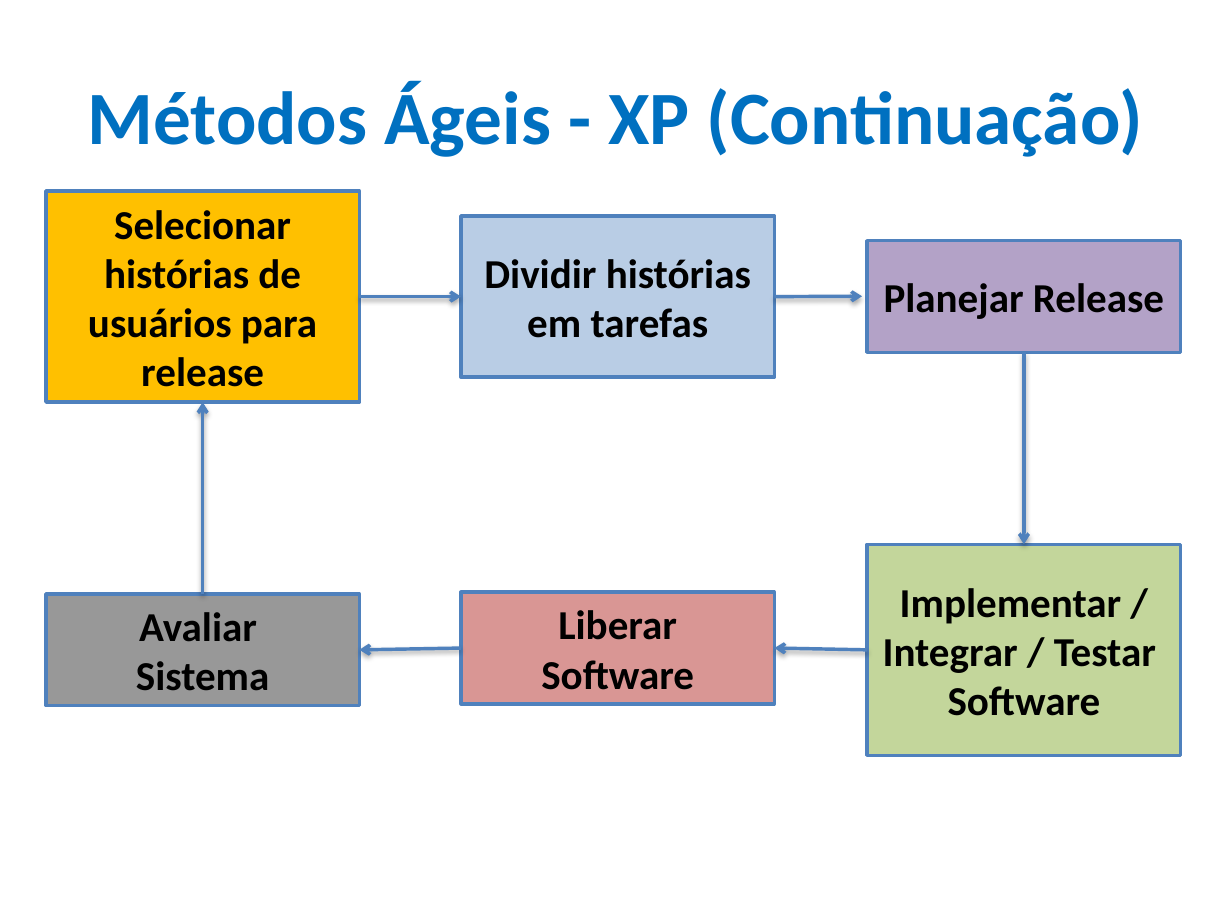
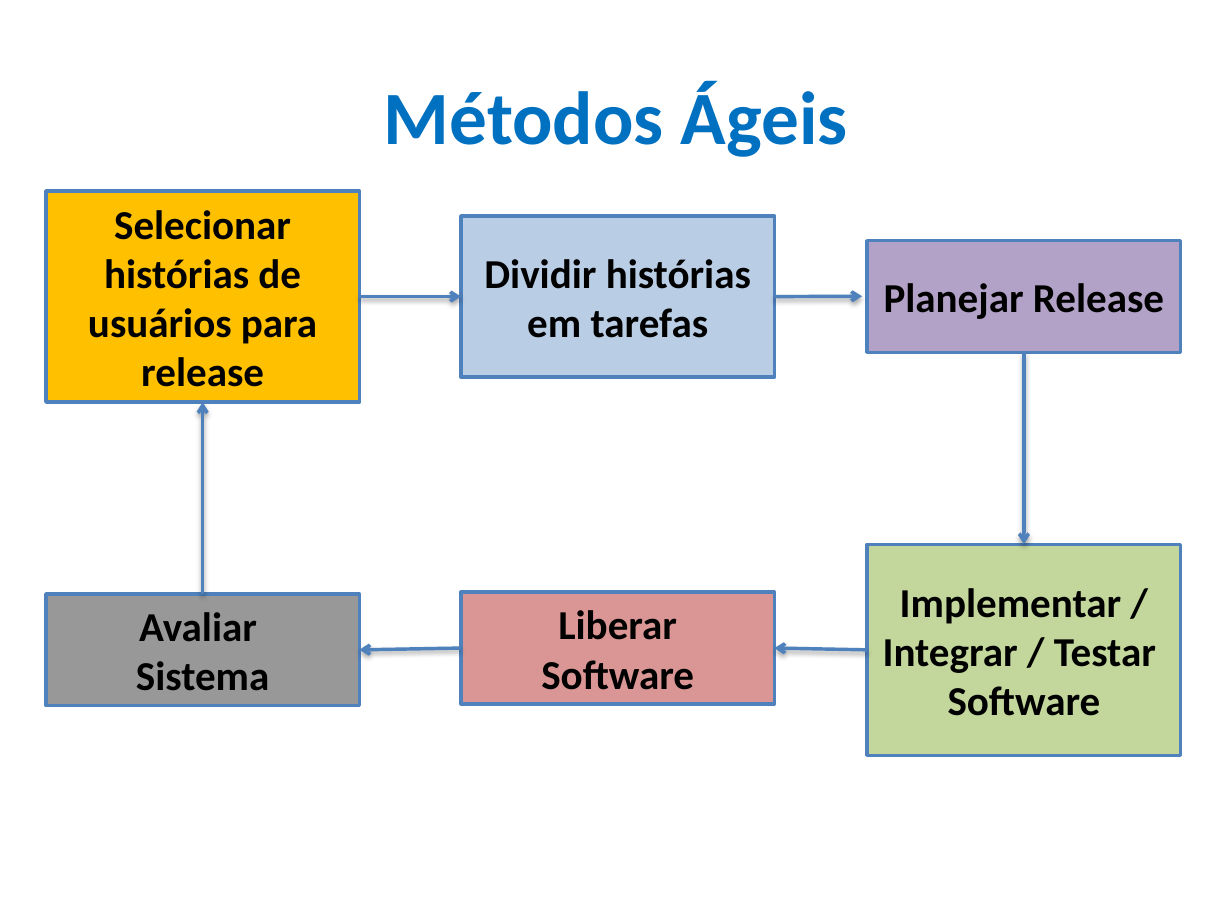
Before and after one commit to CloudEducationBrazil/WydenEngenhariaDeSoftware, a slide deck: slide 3 of 01 Classes/Aulas 03 e 04 Conceitos Métodos Ágeis XP e Analise OO.pptx (slide 7 before the commit). Drawn at 1232x924 pixels with LibreOffice and Linux fonts; fonts in the diff are those of the drawing; background and template pictures are left out. Boxes give left, top, right and bottom in pixels: in the first picture for what was removed or moved away, otherwise in the second. Text is boxed around its words. In the diff, an @@ line names an element or a change of style, - is before the commit and + after.

```diff
--- a/01 Classes/Aulas 03 e 04 Conceitos Métodos Ágeis XP e Analise OO.pptx
+++ b/01 Classes/Aulas 03 e 04 Conceitos Métodos Ágeis XP e Analise OO.pptx
@@ title at [384, 81, 848, 157]: text changed @@
-Métodos Ágeis - XP (Continuação)
+Métodos Ágeis
```
Also in this commit, not shown: 6 other slides changed, 4 slides removed, 1 other file.
